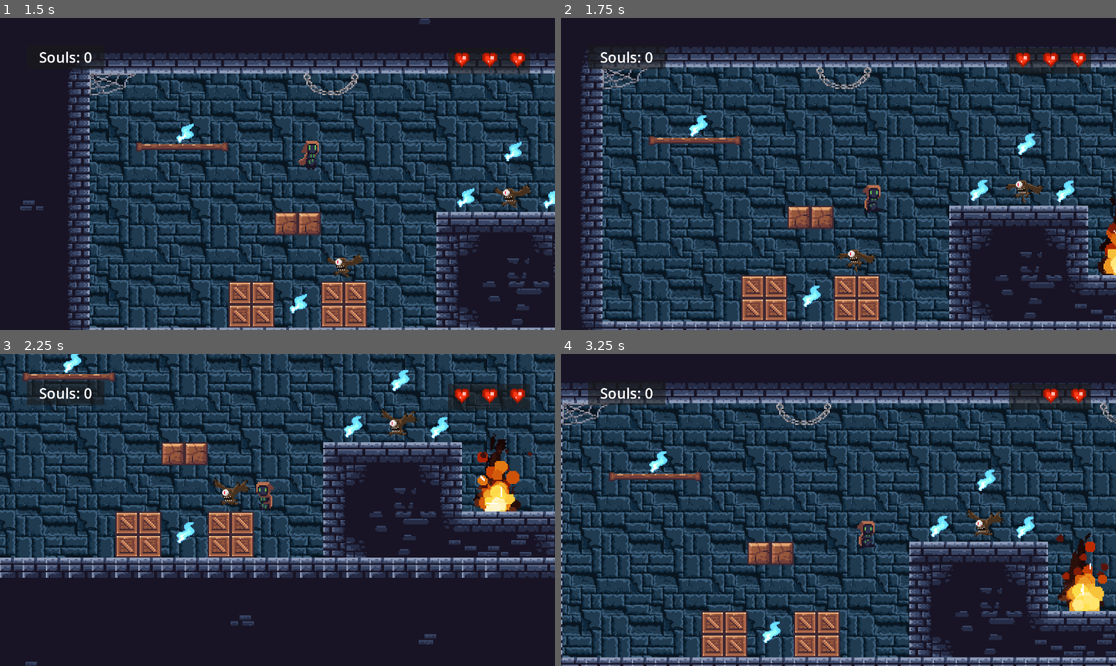
Above: before the commit, frames 1-4 (two rows, left to right).
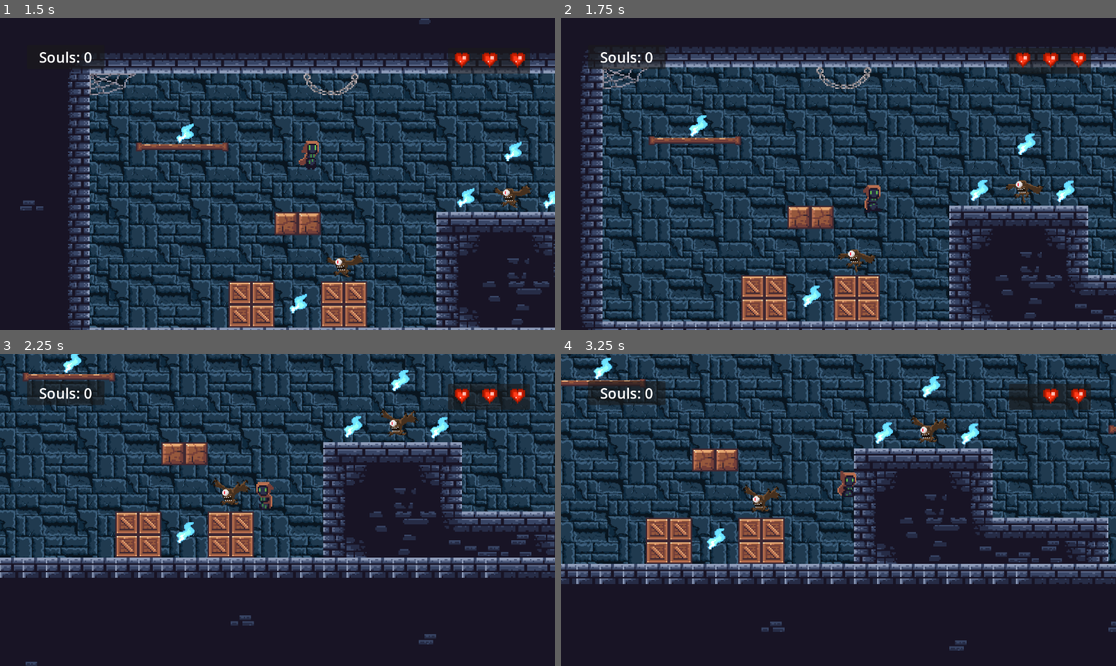
Above: after the commit, the same moments.

Repository: matheusmondenez/my-first-platform-game
Game: Godot game, scene res://scenes/main.tscn
The game is run twice, just before and just after one commit, with the same random seed, the same clock (stepped at 60 frames per second) and the same inputs.
Inputs:
- Up to frame 1 (1.5 s): hold D (right) from 0.53 s (still down); tap Space (jump) at 0.6, 0.77, 1.07, 1.35 s
- Up to frame 2 (1.75 s): keep holding D (right); tap Space (jump) at 1.52 s
- Up to frame 3 (2.25 s): tap Space (jump) at 1.82, 2.1 s; release D (right) at 2.03 s; hold A (left) from 2.03 s (still down)
- Up to frame 4 (3.25 s): release A (left) at 2.78 s; hold D (right) from 2.78 s (still down); tap Space (jump) at 2.85, 3.02 s

Frame 1 is identical in both runs. In frame 2, 0.4% of the frame differs, in the area x 96-100%, y 57-83%; in frame 3, 1.2%; in frame 4, 63%, in the area x 0-100%, y 0-100%.

Commit message:
fix: fixes knockback

Diff:
--- a/project.godot
+++ b/project.godot
@@ -33,6 +33,11 @@
 "events": [Object(InputEventKey,"resource_local_to_scene":false,"resource_name":"","device":-1,"window_id":0,"alt_press …(191 unchanged characters)…
 ]
 }
+pause={
+"deadzone": 0.5,
+"events": [Object(InputEventKey,"resource_local_to_scene":false,"resource_name":"","device":-1,"window_id":0,"alt_pressed":false,"shift_pressed":false,"ctrl_pressed":false,"meta_pressed":false,"pressed":false,"keycode":0,"physical_keycode":4194305,"key_label":0,"unicode":0,"location":0,"echo":false,"script":null)
+]
+}
 
 [physics]
 
--- a/scenes/main.tscn
+++ b/scenes/main.tscn
@@ -1,14 +1,14 @@
-[gd_scene load_steps=35 format=3 uid="uid://bvk0n0x0cpwyk"]
+[gd_scene load_steps=14 format=3 uid="uid://bvk0n0x0cpwyk"]
 
 [ext_resource type="Texture2D" uid="uid://cmnf46bux7bmy" path="res://sprites/tiles/stone_wall.png" id="1_hld73"]
 [ext_resource type="Texture2D" uid="uid://pvetypjt7vrn" path="res://sprites/tiles/tile_set.png" id="2_483qv"]
 [ext_resource type="PackedScene" uid="uid://bl1uaynqese0j" path="res://scenes/player.tscn" id="3_l6fx8"]
 [ext_resource type="Script" path="res://scripts/player.gd" id="4_u481u"]
-[ext_resource type="Texture2D" uid="uid://bgffcme6hykgx" path="res://sprites/enemies/fire_spark.png" id="5_1tlkv"]
 [ext_resource type="PackedScene" uid="uid://bwdcf16f0d5yo" path="res://scenes/soul.tscn" id="6_u7y1v"]
 [ext_resource type="Script" path="res://scripts/game_manager.gd" id="7_6nwxn"]
 [ext_resource type="PackedScene" uid="uid://dnrx3jolqyr1e" path="res://scenes/enemy.tscn" id="7_brrwk"]
 [ext_resource type="Texture2D" uid="uid://bw761oy66mg8s" path="res://sprites/tiles/heart.png" id="7_ijvrq"]
+[ext_resource type="PackedScene" uid="uid://c2hue0mvudyhg" path="res://scenes/fire.tscn" id="8_kj63f"]
 [ext_resource type="Script" path="res://scripts/pause.gd" id="10_l2sxw"]
 
 [sub_resource type="TileSetAtlasSource" id="TileSetAtlasSource_j85o1"]
@@ -169,151 +169,6 @@
 physics_layer_0/collision_layer = 1
 sources/0 = SubResource("TileSetAtlasSource_j85o1")
 
-[sub_resource type="AtlasTexture" id="AtlasTexture_1s2jo"]
-atlas = ExtResource("5_1tlkv")
-region = Rect2(0, 0, 96, 96)
-
-[sub_resource type="AtlasTexture" id="AtlasTexture_jg5rq"]
-atlas = ExtResource("5_1tlkv")
-region = Rect2(96, 0, 96, 96)
-
-[sub_resource type="AtlasTexture" id="AtlasTexture_wvm7n"]
-atlas = ExtResource("5_1tlkv")
-region = Rect2(192, 0, 96, 96)
-
-[sub_resource type="AtlasTexture" id="AtlasTexture_e7xpj"]
-atlas = ExtResource("5_1tlkv")
-region = Rect2(288, 0, 96, 96)
-
-[sub_resource type="AtlasTexture" id="AtlasTexture_a82ql"]
-atlas = ExtResource("5_1tlkv")
-region = Rect2(0, 96, 96, 96)
-
-[sub_resource type="AtlasTexture" id="AtlasTexture_lj43g"]
-atlas = ExtResource("5_1tlkv")
-region = Rect2(96, 96, 96, 96)
-
-[sub_resource type="AtlasTexture" id="AtlasTexture_xsbm0"]
-atlas = ExtResource("5_1tlkv")
-region = Rect2(192, 96, 96, 96)
-
-[sub_resource type="AtlasTexture" id="AtlasTexture_uby2p"]
-atlas = ExtResource("5_1tlkv")
-region = Rect2(288, 96, 96, 96)
-
-[sub_resource type="AtlasTexture" id="AtlasTexture_ietxe"]
-atlas = ExtResource("5_1tlkv")
-region = Rect2(0, 192, 96, 96)
-
-[sub_resource type="AtlasTexture" id="AtlasTexture_04r5m"]
-atlas = ExtResource("5_1tlkv")
-region = Rect2(96, 192, 96, 96)
-
-[sub_resource type="AtlasTexture" id="AtlasTexture_jkysl"]
-atlas = ExtResource("5_1tlkv")
-region = Rect2(192, 192, 96, 96)
-
-[sub_resource type="AtlasTexture" id="AtlasTexture_q0lx6"]
-atlas = ExtResource("5_1tlkv")
-region = Rect2(288, 192, 96, 96)
-
-[sub_resource type="AtlasTexture" id="AtlasTexture_r11kh"]
-atlas = ExtResource("5_1tlkv")
-region = Rect2(0, 288, 96, 96)
-
-[sub_resource type="AtlasTexture" id="AtlasTexture_ksvau"]
-atlas = ExtResource("5_1tlkv")
-region = Rect2(96, 288, 96, 96)
-
-[sub_resource type="AtlasTexture" id="AtlasTexture_0cx08"]
-atlas = ExtResource("5_1tlkv")
-region = Rect2(192, 288, 96, 96)
-
-[sub_resource type="AtlasTexture" id="AtlasTexture_inpht"]
-atlas = ExtResource("5_1tlkv")
-region = Rect2(288, 288, 96, 96)
-
-[sub_resource type="AtlasTexture" id="AtlasTexture_7k76a"]
-atlas = ExtResource("5_1tlkv")
-region = Rect2(0, 384, 96, 96)
-
-[sub_resource type="AtlasTexture" id="AtlasTexture_f2i6t"]
-atlas = ExtResource("5_1tlkv")
-region = Rect2(96, 384, 96, 96)
-
-[sub_resource type="AtlasTexture" id="AtlasTexture_71l5a"]
-atlas = ExtResource("5_1tlkv")
-region = Rect2(192, 384, 96, 96)
-
-[sub_resource type="SpriteFrames" id="SpriteFrames_g4slv"]
-animations = [{
-"frames": [{
-"duration": 1.0,
-"texture": SubResource("AtlasTexture_1s2jo")
-}, {
-"duration": 1.0,
-"texture": SubResource("AtlasTexture_jg5rq")
-}, {
-"duration": 1.0,
-"texture": SubResource("AtlasTexture_wvm7n")
-}, {
-"duration": 1.0,
-"texture": SubResource("AtlasTexture_e7xpj")
-}, {
-"duration": 1.0,
-"texture": SubResource("AtlasTexture_a82ql")
-}, {
-"duration": 1.0,
-"texture": SubResource("AtlasTexture_lj43g")
-}, {
-"duration": 1.0,
-"texture": SubResource("AtlasTexture_xsbm0")
-}, {
-"duration": 1.0,
-"texture": SubResource("AtlasTexture_uby2p")
-}, {
-"duration": 1.0,
-"texture": SubResource("AtlasTexture_ietxe")
-}, {
-"duration": 1.0,
-"texture": SubResource("AtlasTexture_04r5m")
-}, {
-"duration": 1.0,
-"texture": SubResource("AtlasTexture_jkysl")
-}, {
-"duration": 1.0,
-"texture": SubResource("AtlasTexture_q0lx6")
-}, {
-"duration": 1.0,
-"texture": SubResource("AtlasTexture_r11kh")
-}, {
-"duration": 1.0,
-"texture": SubResource("AtlasTexture_ksvau")
-}, {
-"duration": 1.0,
-"texture": SubResource("AtlasTexture_0cx08")
-}, {
-"duration": 1.0,
-"texture": SubResource("AtlasTexture_inpht")
-}, {
-"duration": 1.0,
-"texture": SubResource("AtlasTexture_7k76a")
-}, {
-"duration": 1.0,
-"texture": SubResource("AtlasTexture_f2i6t")
-}, {
-"duration": 1.0,
-"texture": SubResource("AtlasTexture_71l5a")
-}],
-"loop": true,
-"name": &"default",
-"speed": 5.0
-}]
-
-[sub_resource type="CapsuleShape2D" id="CapsuleShape2D_rq0hj"]
-radius = 44.0
-height = 198.0
-
 [sub_resource type="StyleBoxFlat" id="StyleBoxFlat_iglry"]
 content_margin_top = 10.0
 content_margin_bottom = 10.0
@@ -348,20 +203,8 @@
 format = 2
 layer_0/tile_data = PackedInt32Array(2490368, 65536, 1, 2490369, 65536, 1, 2490370, 65536, 1, 2490371, 65536, 1, 249037 …(15179 unchanged characters)…
 
-[node name="Fire" type="Area2D" parent="Objects"]
-position = Vector2(11, 0)
-
-[node name="AnimatedSprite2D" type="AnimatedSprite2D" parent="Objects/Fire"]
-texture_filter = 1
-position = Vector2(1113, 336)
-scale = Vector2(3, 3)
-sprite_frames = SubResource("SpriteFrames_g4slv")
-autoplay = "default"
-frame_progress = 0.0865955
-
-[node name="CollisionShape2D" type="CollisionShape2D" parent="Objects/Fire"]
-position = Vector2(1119, 468)
-shape = SubResource("CapsuleShape2D_rq0hj")
+[node name="Fire" parent="Objects" instance=ExtResource("8_kj63f")]
+position = Vector2(36, 0)
 
 [node name="CharacterBody2D" parent="Objects" instance=ExtResource("3_l6fx8")]
 position = Vector2(133, 537)
--- a/scripts/enemy.gd
+++ b/scripts/enemy.gd
@@ -14,6 +14,6 @@
 			game_manager.decrease_life()
 
 			if (x_delta >= 168 and x_delta < 270):
-				print("vai pra trás", x_delta)
+				body.knockback(-1)
 			elif (x_delta >= 270):
-				print("vai pra frente", x_delta)
+				body.knockback(1)
--- a/scripts/player.gd
+++ b/scripts/player.gd
@@ -5,21 +5,33 @@
 
 @onready var sprite_2d: AnimatedSprite2D = $Sprite2D
 
+var knockback_active = false
+var knockback_timer = 0.2
+var knockback_direction = 1
+
 func _physics_process(delta: float) -> void:
 	set_animation(delta)
 
-	if Input.is_action_just_pressed("jump") and is_on_floor():
-		velocity.y = JUMP_VELOCITY
+	if knockback_active:
+		velocity.x = knockback_direction * 500
+		knockback_timer -= delta
 
-	var direction := Input.get_axis("left", "right")
+		if knockback_timer <= 0:
+			knockback_active = false
+	else:
+		if Input.is_action_just_pressed("jump") and is_on_floor():
+			jump()
 
-	if direction:
-		velocity.x = direction * SPEED
-	else:
-		velocity.x = move_toward(velocity.x, 0, SPEED)
+		var direction := Input.get_axis("left", "right")
+
+		set_face_direction(direction)
+
+		if direction:
+			velocity.x = direction * SPEED
+		else:
+			velocity.x = move_toward(velocity.x, 0, SPEED)
 
 	move_and_slide()
-	set_face_direction(direction)
 
 func set_animation(delta):
 	if is_on_floor():
@@ -40,7 +52,8 @@
 func jump():
 	velocity.y = JUMP_VELOCITY
 
-func jump_side(x):
-	print("jump_side: ", x)
+func knockback(direction):
 	velocity.y = -500
-	velocity.x = x
+	knockback_direction = direction
+	knockback_active = true
+	knockback_timer = 0.2
